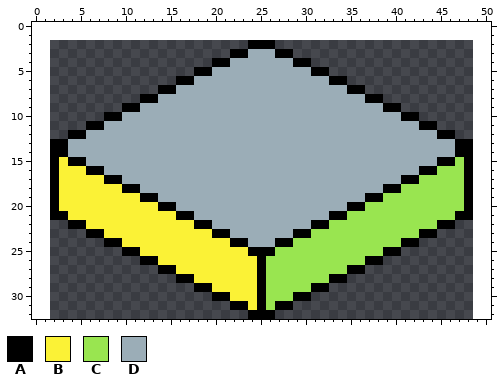
Pixel-art sprite -- assets/danceNetwork/dn_groundTile.png. Above, as it was before the edit.
The file is 47x31 pixels. The old version is drawn lined up with the new one, on the new canvas.
Palette (. is transparent): A #000000  B #fbf236  C #99e550  D #9badb7
Pixels before, first column x 2:
 2 ......................AAA......................
 3 ....................AADDDAA....................
 4 ..................AADDDDDDDAA..................
 5 ................AADDDDDDDDDDDAA................
 6 ..............AADDDDDDDDDDDDDDDAA..............
 7 ............AADDDDDDDDDDDDDDDDDDDAA............
 8 ..........AADDDDDDDDDDDDDDDDDDDDDDDAA..........
 9 ........AADDDDDDDDDDDDDDDDDDDDDDDDDDDAA........
10 ......AADDDDDDDDDDDDDDDDDDDDDDDDDDDDDDDAA......
11 ....AADDDDDDDDDDDDDDDDDDDDDDDDDDDDDDDDDDDAA....
12 ..AADDDDDDDDDDDDDDDDDDDDDDDDDDDDDDDDDDDDDDDAA..
13 AADDDDDDDDDDDDDDDDDDDDDDDDDDDDDDDDDDDDDDDDDDDAA
14 AADDDDDDDDDDDDDDDDDDDDDDDDDDDDDDDDDDDDDDDDDDDAA
15 ABAADDDDDDDDDDDDDDDDDDDDDDDDDDDDDDDDDDDDDDDAACA
16 ABBBAADDDDDDDDDDDDDDDDDDDDDDDDDDDDDDDDDDDAACCCA
17 ABBBBBAADDDDDDDDDDDDDDDDDDDDDDDDDDDDDDDAACCCCCA
18 ABBBBBBBAADDDDDDDDDDDDDDDDDDDDDDDDDDDAACCCCCCCA
19 ABBBBBBBBBAADDDDDDDDDDDDDDDDDDDDDDDAACCCCCCCCCA
20 ABBBBBBBBBBBAADDDDDDDDDDDDDDDDDDDAACCCCCCCCCCCA
21 AABBBBBBBBBBBBAADDDDDDDDDDDDDDDAACCCCCCCCCCCCAA
22 ..AABBBBBBBBBBBBAADDDDDDDDDDDAACCCCCCCCCCCCAA..
23 ....AABBBBBBBBBBBBAADDDDDDDAACCCCCCCCCCCCAA....
24 ......AABBBBBBBBBBBBAADDDAACCCCCCCCCCCCAA......
25 ........AABBBBBBBBBBBBAAACCCCCCCCCCCCAA........
26 ..........AABBBBBBBBBBBACCCCCCCCCCCAA..........
27 ............AABBBBBBBBBACCCCCCCCCAA............
28 ..............AABBBBBBBACCCCCCCAA..............
29 ................AABBBBBACCCCCAA................
30 ..................AABBBACCCAA..................
31 ....................AABACAA....................
32 ......................AAA......................
Once edited:
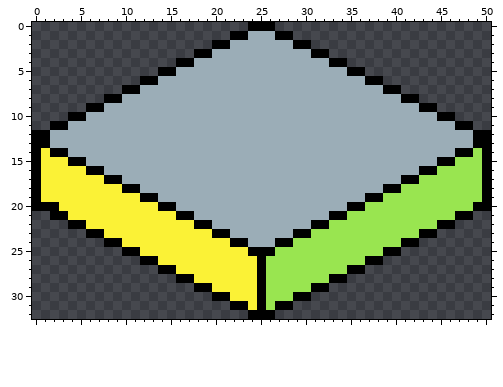
Difference:
canvas 47x31 -> 51x33, the old top-left corner now at 2,2
y 0: x 24..26 ... -> AAA
y 1: x 22..28 ....... -> AADDDAA
y 2: x 20..30 ....AAA.... -> AADDDDDDDAA
y 3: x 18..23 ....AA -> AADDDD; x 27..32 AA.... -> DDDDAA
y 4: x 16..21 ....AA -> AADDDD; x 29..34 AA.... -> DDDDAA
y 5: x 14..19 ....AA -> AADDDD; x 31..36 AA.... -> DDDDAA
y 6: x 12..17 ....AA -> AADDDD; x 33..38 AA.... -> DDDDAA
y 7: x 10..15 ....AA -> AADDDD; x 35..40 AA.... -> DDDDAA
y 8: x 8..13 ....AA -> AADDDD; x 37..42 AA.... -> DDDDAA
y 9: x 6..11 ....AA -> AADDDD; x 39..44 AA.... -> DDDDAA
y 10: x 4..9 ....AA -> AADDDD; x 41..46 AA.... -> DDDDAA
y 11: x 2..7 ....AA -> AADDDD; x 43..48 AA.... -> DDDDAA
y 12: x 0..5 ....AA -> AADDDD; x 45..50 AA.... -> DDDDAA
y 13: x 0..3 ..AA -> AADD; x 47..50 AA.. -> DDAA
y 14: x 0..1 .. -> AB; x 49..50 .. -> CA
y 15..19: x 0..2 ..A -> ABB; x 48..50 A.. -> CCA
y 20: x 0..1 .. -> AA; x 48..50 A.. -> CAA
